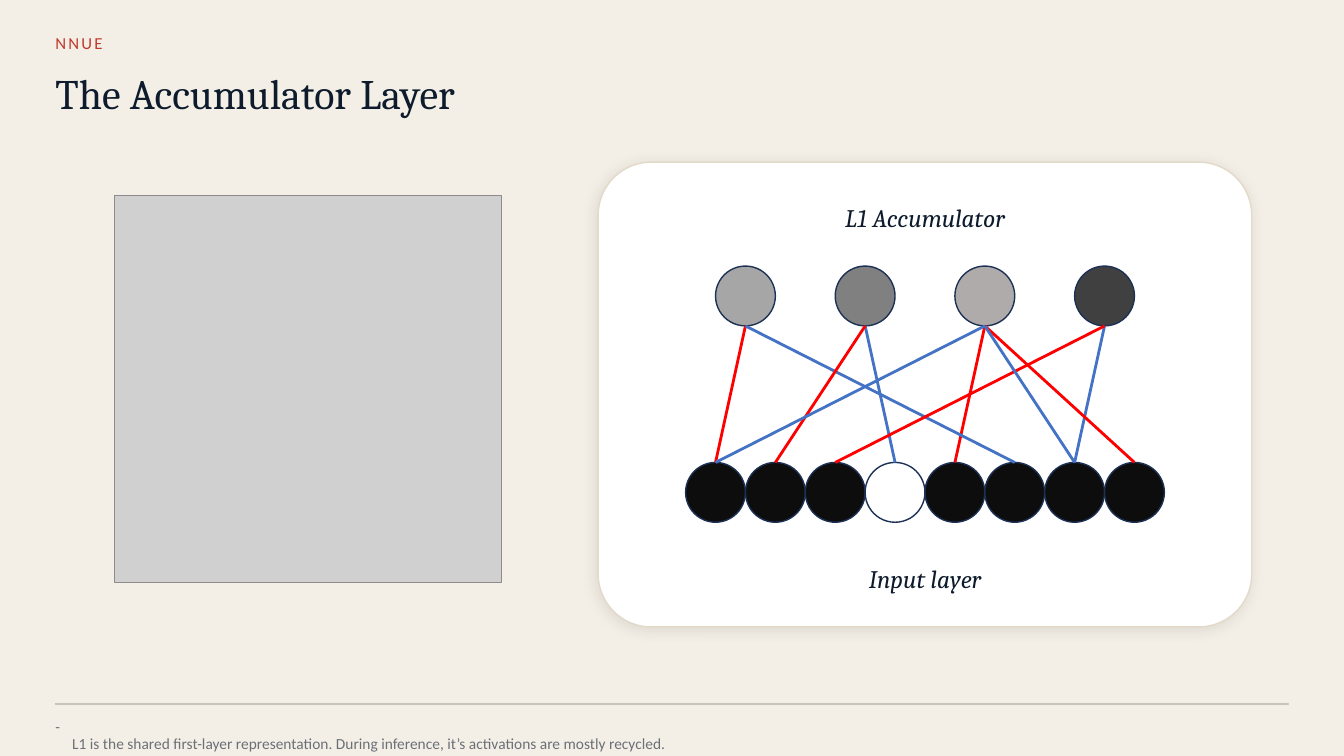
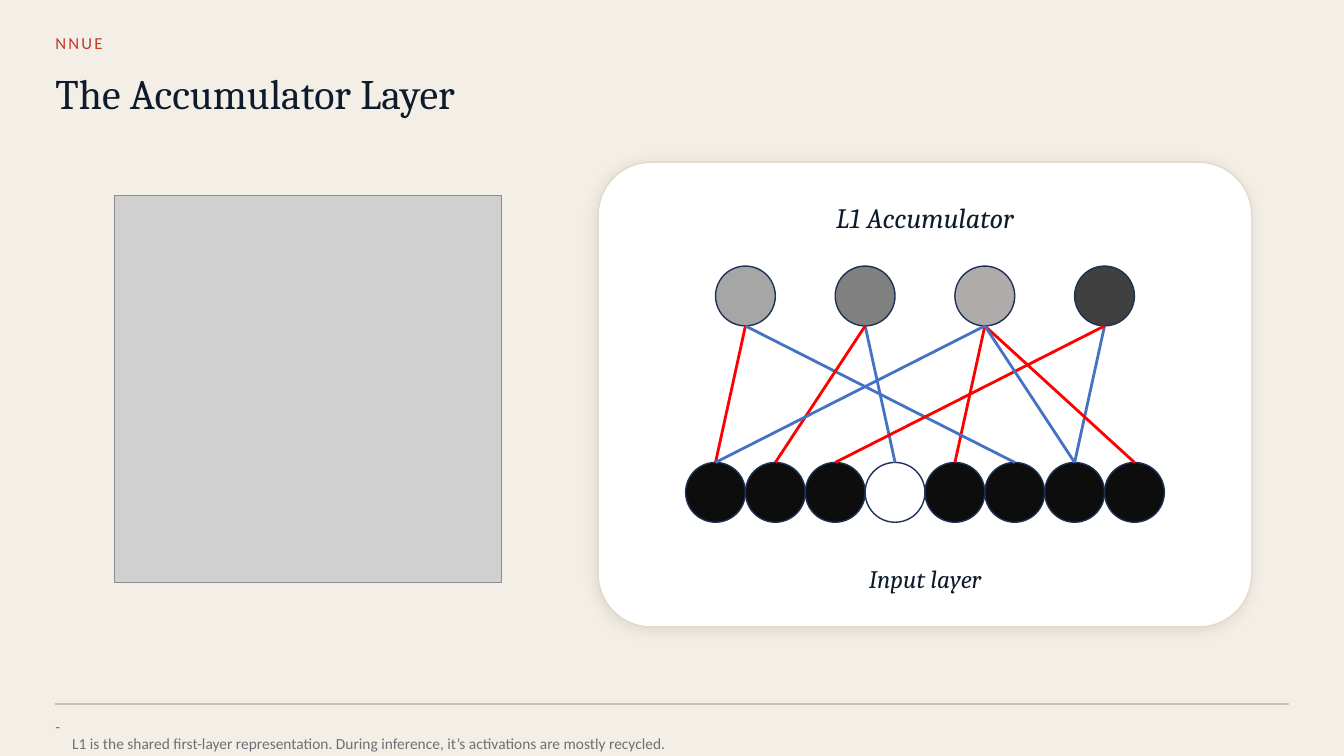
Before and after one commit to Omega97/masters-thesis-unsupervised-bucketing, a slide deck: slide 4 of Presentation/Chess_MoE_pre_defense.pptx. Drawn at 1344x756 pixels with LibreOffice and Linux fonts; fonts in the diff are those of the drawing; grey boxes stand for pictures; background and template pictures are left out. Boxes give left, top, right and bottom in pixels: in the first picture for what was removed or moved away, otherwise in the second. Text is boxed around its words. In the diff, an @@ line names an element or a change of style, - is before the commit and + after.

```diff
--- a/Presentation/Chess_MoE_pre_defense.pptx
+++ b/Presentation/Chess_MoE_pre_defense.pptx
@@ text "L1 Accumulator" at (x1=836, y1=208, x2=1014, y2=229): size 18 to 20 pt @@
```
Also in this commit, not shown: 7 other slides changed, 1 other file.
